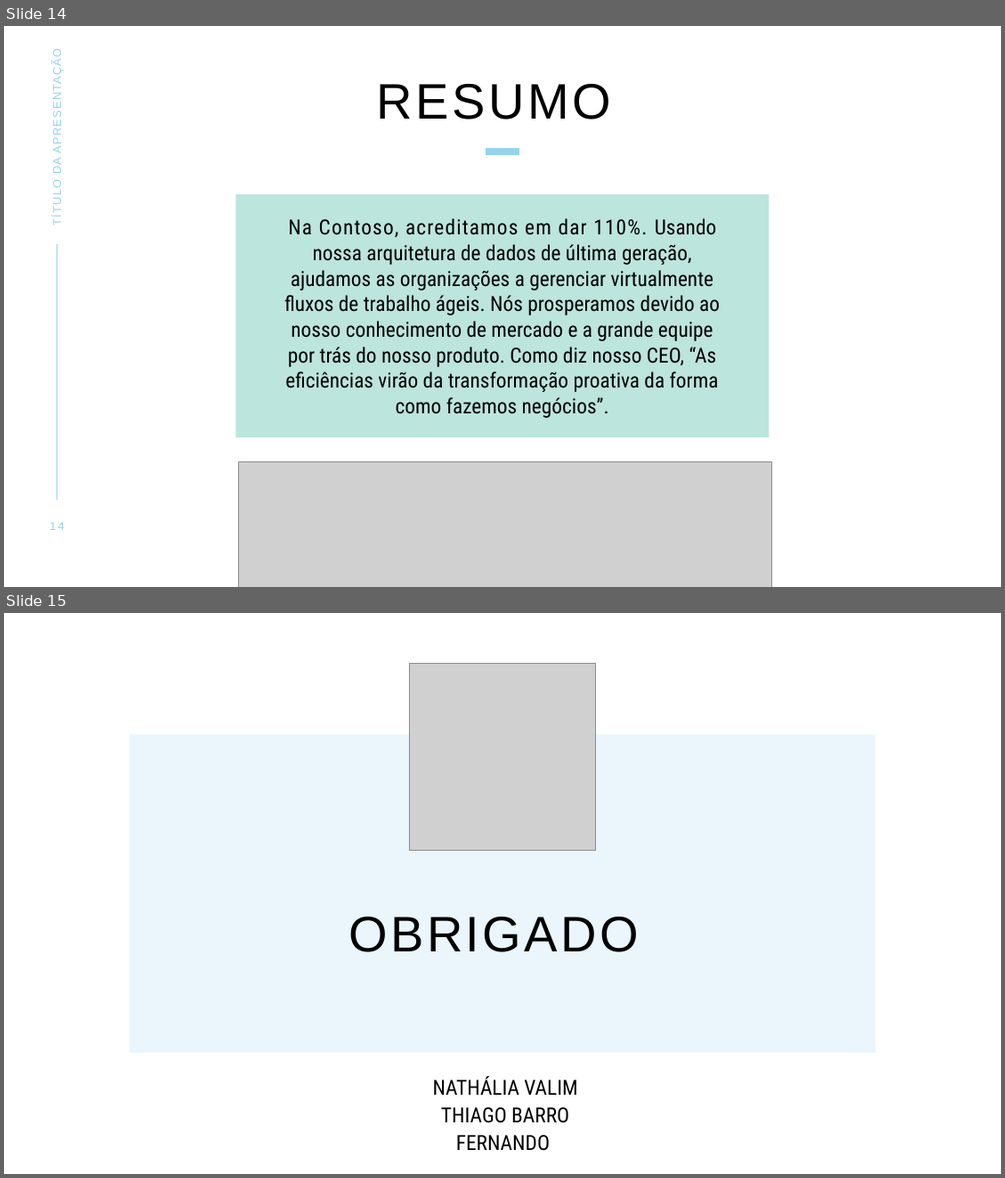
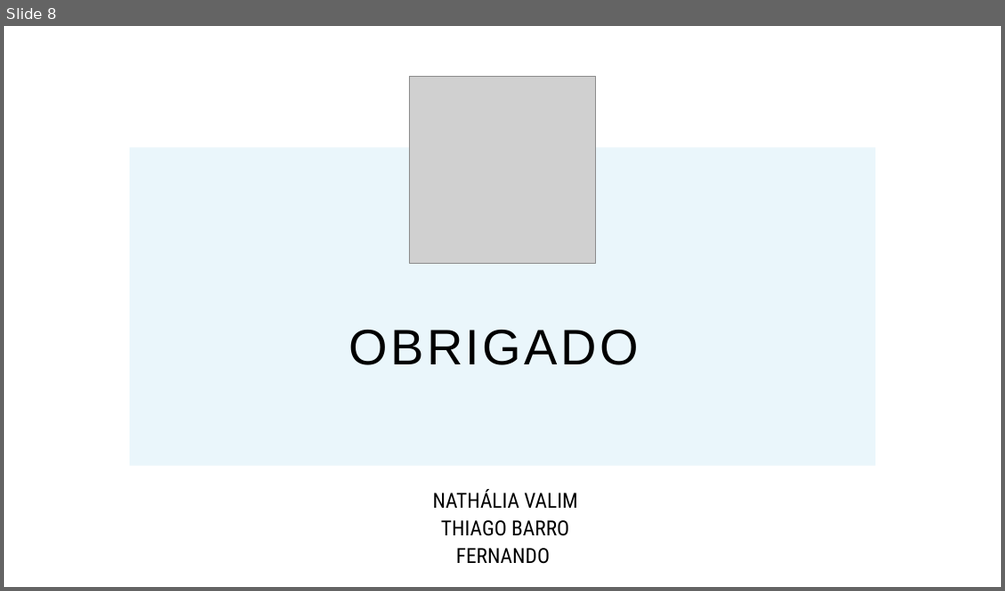
Before and after one commit to tbgbarros/PI-2-DSM2SEM, a slide deck: APRESENTAÇÕES/GPO.pptx. Shown one above the other, each under a label of ours: slides 14 and 15 before the commit, slide 8 after it. The pictures are 1005x1178 and 1005x591 pixels, drawn with LibreOffice and Linux fonts; fonts in the diff are those of the drawing; grey boxes stand for pictures; background and template pictures are left out. Boxes give left, top, right and bottom in pixels: in the first picture for what was removed or moved away, otherwise in the second. Text is boxed around its words. In the diff, an @@ line names an element or a change of style, - is before the commit and + after.

```diff
--- a/APRESENTAÇÕES/GPO.pptx
+++ b/APRESENTAÇÕES/GPO.pptx
@@ slide 14 removed at [4, 26, 1001, 587], background #FFFFFF @@
@@ text removed at [50, 59, 63, 225] @@
-TÍTULO DA APRESENTAÇÃO
@@ title removed at [377, 84, 611, 119] @@
-RESUMO
@@ line removed from (485, 151) to (519, 151) @@
@@ text removed at [235, 194, 769, 437] @@
-Na Contoso, acreditamos em dar 110%. Usando nossa arquitetura de dados de última geração, ajudamos as organizações a gerenciar virtualmente fluxos de trabalho ágeis. Nós prosperamos devido ao nosso conhecimento de mercado e a grande equipe por trás do nosso produto. Como diz nosso CEO, “As eficiências virão da transformação proativa da forma como fazemos negócios”.
@@ line removed from (57, 244) to (57, 499) @@
@@ picture removed at [239, 462, 772, 587] @@
@@ page number removed at [49, 522, 65, 530] @@
-14
@@ what was slide 15 is now slide 8 @@
```
Also in this commit, not shown: 1 slide added, 7 other slides removed.
